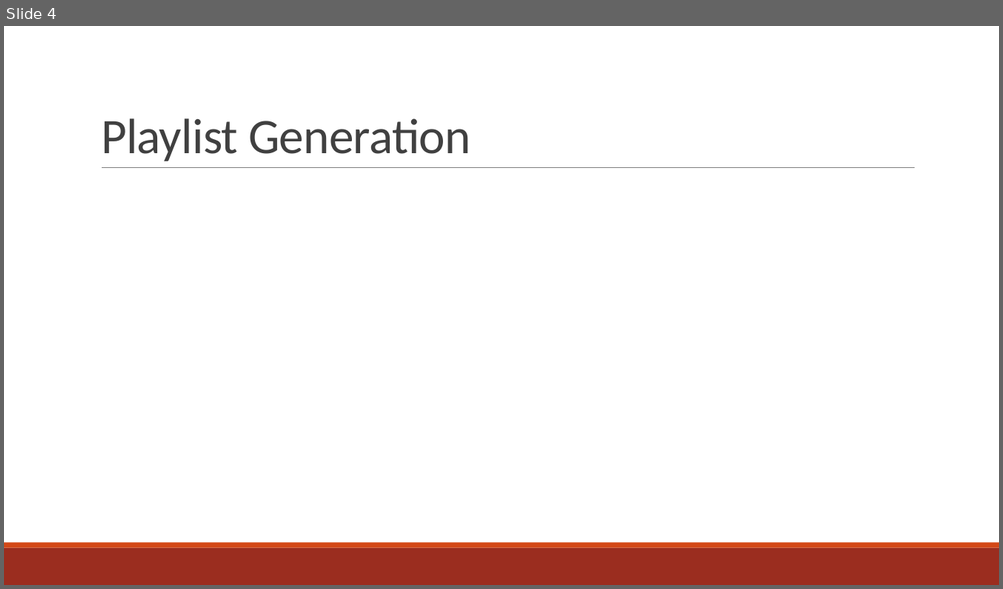
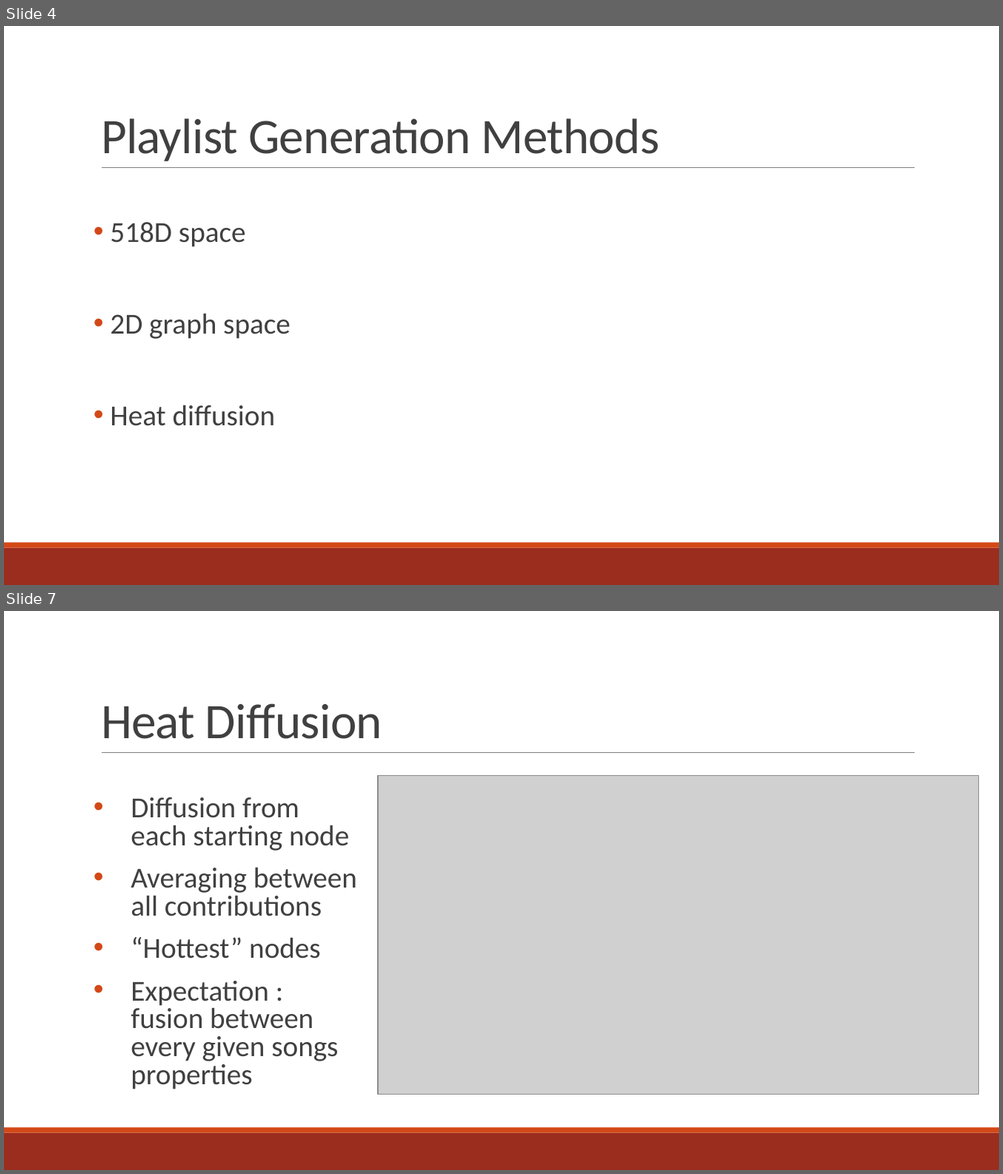
Before and after one commit to TTimTT/NTDS_Project, a slide deck: Project/Oral/Project_Presentation.pptx. Shown one above the other, each under a label of ours: slide 4 before the commit, slides 4 and 7 after it; the slides between them are not shown. The pictures are 1003x589 and 1003x1174 pixels, drawn with LibreOffice and Linux fonts; fonts in the diff are those of the drawing; grey boxes stand for pictures. Boxes give left, top, right and bottom in pixels: in the first picture for what was removed or moved away, otherwise in the second. Text is boxed around its words. In the diff, an @@ line names an element or a change of style, - is before the commit and + after.

```diff
--- a/Project/Oral/Project_Presentation.pptx
+++ b/Project/Oral/Project_Presentation.pptx
@@ slide 7 added at <box>4,611,999,1170</box>, background #FFFFFF; not listed: 3 template elements that a slide beside it also shows @@
@@ title added at <box>101,703,382,739</box>, 48 pt, text #404040 @@
+Heat Diffusion
@@ picture added at <box>378,776,979,1094</box> @@
@@ text added at <box>131,797,357,1090</box>, 28 pt, text #404040 @@
+• Diffusion from each starting node
+• Averaging between all contributions
+• “Hottest” nodes
+• Expectation : fusion between every given songs properties
@@ slide 4 changed as well @@
@@ title at <box>101,118,659,161</box>: text changed @@
-Playlist Generation
+Playlist Generation Methods
@@ text added at <box>110,222,290,426</box>, 28 pt, text #404040 @@
+• 518D space
+• 2D graph space
+• Heat diffusion
```
Also in this commit, not shown: 3 other slides changed, 3 other slides added, 4 slides removed.
